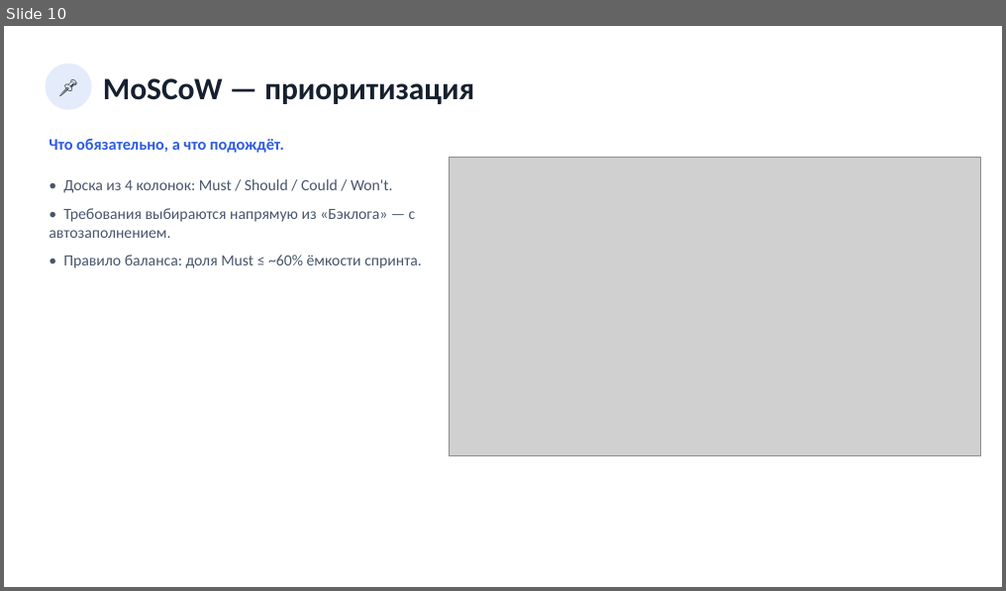
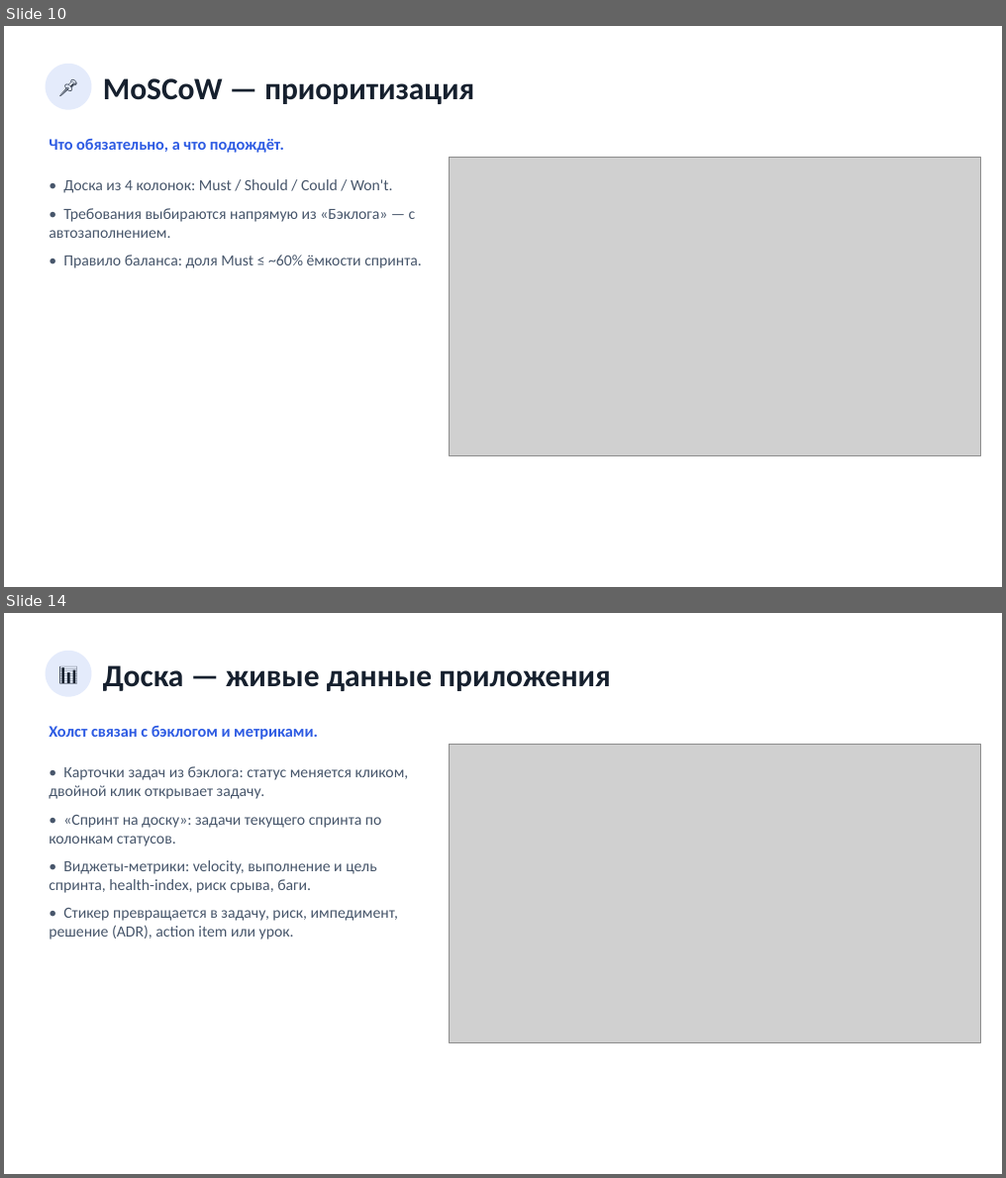
Before and after one commit to neoandrey1985/Planirovanie, a slide deck: frontend/docs/Презентация_приложения.pptx. Shown one above the other, each under a label of ours: slide 10 before the commit, slides 10 and 14 after it; the slides between them are not shown. The pictures are 1006x591 and 1006x1178 pixels, drawn with LibreOffice and Linux fonts; fonts in the diff are those of the drawing; grey boxes stand for pictures. Boxes give left, top, right and bottom in pixels: in the first picture for what was removed or moved away, otherwise in the second. Text is boxed around its words. In the diff, an @@ line names an element or a change of style, - is before the commit and + after.

```diff
--- a/frontend/docs/Презентация_приложения.pptx
+++ b/frontend/docs/Презентация_приложения.pptx
@@ slide 14 added at (4, 613, 1002, 1174), background #FFFFFF @@
@@ ellipse added at (46, 651, 91, 697), fill #E4EBFB, 18 pt, text #16202E @@
+📊
@@ text added at (103, 665, 611, 691), 30 pt, text #16202E, bold @@
+Доска — живые данные приложения
@@ text added at (49, 726, 318, 740), 15.5 pt, text #2D5BE3, bold @@
+Холст связан с бэклогом и метриками.
@@ picture added at (450, 744, 981, 1043) @@
@@ text added at (49, 766, 409, 940), 15 pt, text #47566B @@
+• Карточки задач из бэклога: статус меняется кликом, двойной клик открывает задачу.
+• «Спринт на доску»: задачи текущего спринта по колонкам статусов.
+• Виджеты-метрики: velocity, выполнение и цель спринта, health-index, риск срыва, баги.
+• Стикер превращается в задачу, риск, импедимент, решение (ADR), action item или урок.
```
Also in this commit, not shown: 1 slide changed, 4 other slides added, 8 other files.
